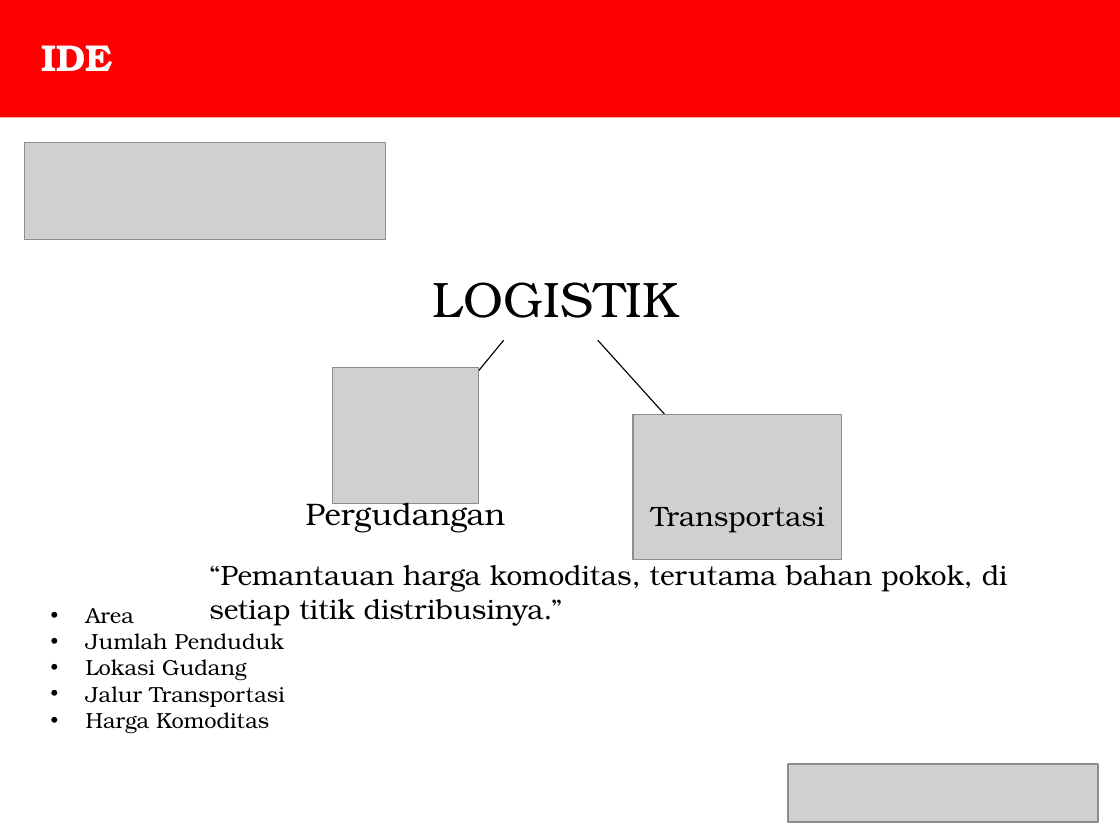
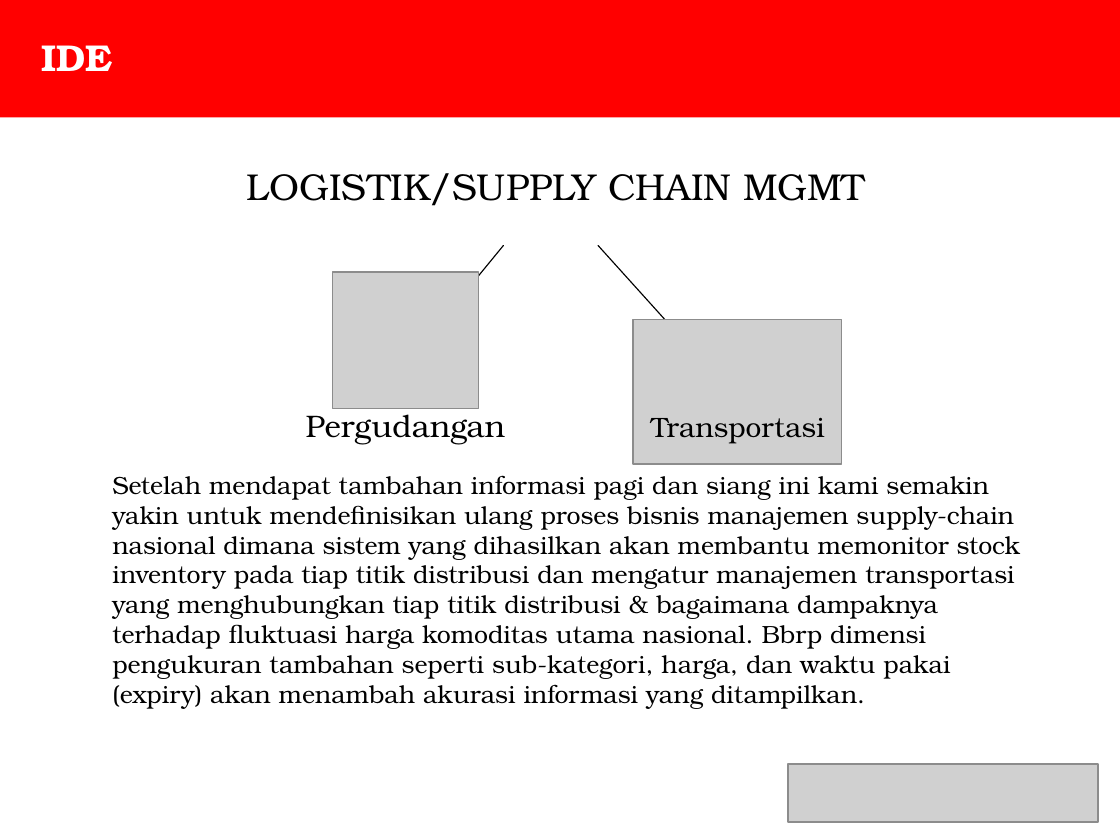
Before and after one commit to aryonp/hai, a slide deck: slide 1 of IDEA-SUBMIT.pptx. Drawn at 1120x840 pixels with LibreOffice and Linux fonts; fonts in the diff are those of the drawing; grey boxes stand for pictures. Boxes give left, top, right and bottom in pixels: in the first picture for what was removed or moved away, otherwise in the second. Text is boxed around its words. In the diff, an @@ line names an element or a change of style, - is before the commit and + after.

Commit message:
rev. 4
tambahan ide setelah pembicaraan mendetil dengan staf KSP pak Yoko

```diff
--- a/IDEA-SUBMIT.pptx
+++ b/IDEA-SUBMIT.pptx
@@ picture removed at [25, 143, 386, 241] @@
@@ text at [246, 173, 865, 206]: text changed; size 32 to 24 pt @@
-LOGISTIK
+LOGISTIK/SUPPLY CHAIN MGMT
@@ 2 pictures, 2 arrows: place and size @@
-2 pictures, 2 arrows at [333, 340, 841, 559]
+2 pictures, 2 arrows at [333, 245, 841, 464]
@@ text "Pergudangan": place and size @@
-text "Pergudangan" at [306, 496, 506, 533]
+text "Pergudangan" at [306, 408, 506, 445]
@@ text "Transportasi": place and size @@
-text "Transportasi" at [651, 507, 825, 532]
+text "Transportasi" at [651, 418, 825, 444]
@@ text at [112, 475, 1020, 709]: text changed; size 18 to 16 pt @@
-“Pemantauan harga komoditas, terutama bahan pokok, di setiap titik distribusinya.”
+Setelah mendapat tambahan informasi pagi dan siang ini kami semakin yakin untuk mendefinisikan ulang proses bisnis manajemen supply-chain nasional dimana sistem yang dihasilkan akan membantu memonitor stock inventory pada tiap titik distribusi dan mengatur manajemen transportasi yang menghubungkan tiap titik distribusi & bagaimana dampaknya terhadap fluktuasi harga komoditas utama nasional. Bbrp dimensi pengukuran tambahan seperti sub-kategori, harga, dan waktu pakai (expiry) akan menambah akurasi informasi yang ditampilkan.
@@ text removed at [86, 608, 285, 734] @@
-• Area
-• Jumlah Penduduk
-• Lokasi Gudang
-• Jalur Transportasi
-• Harga Komoditas
```
Also in this commit, not shown: 1 other file.
